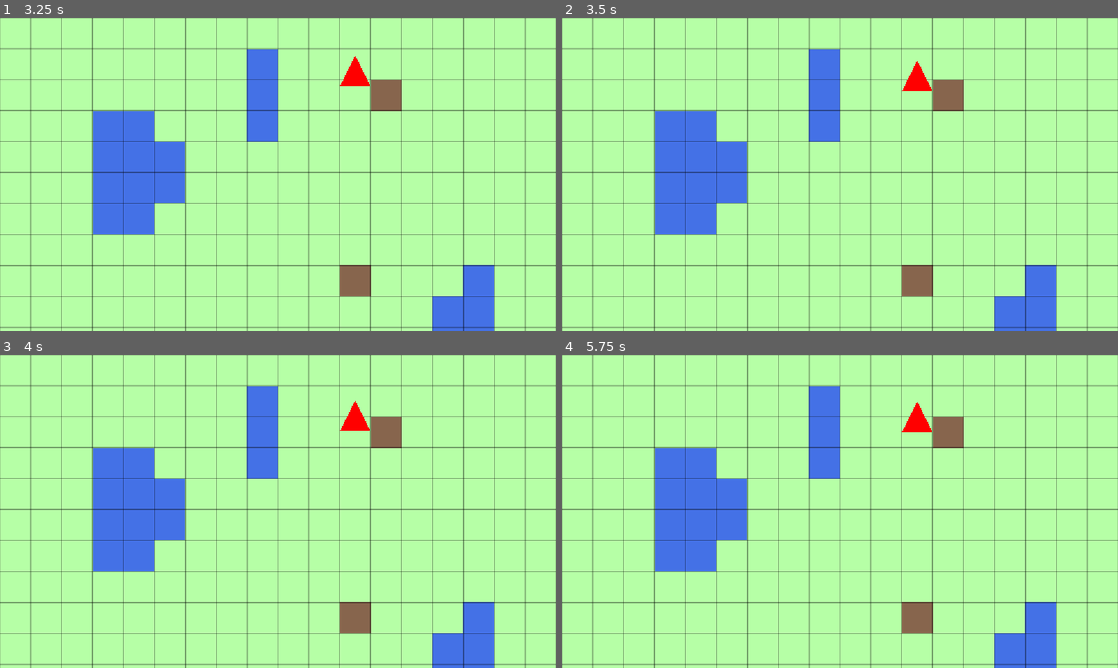
Above: before the commit, frames 1-4 (two rows, left to right).
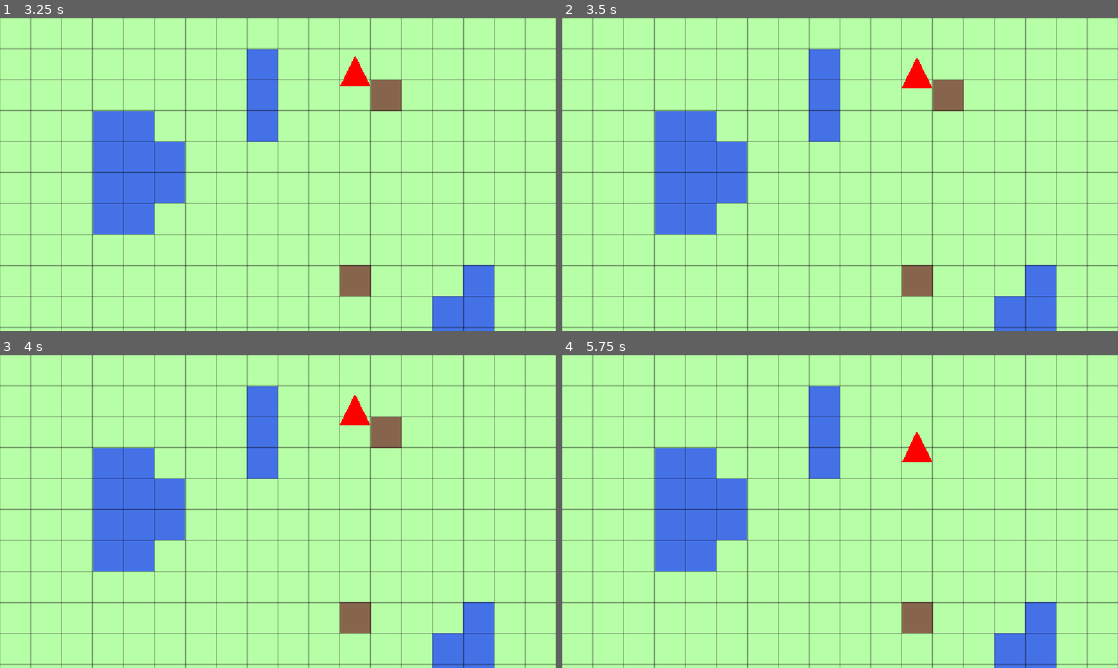
Above: after the commit, the same moments.

Repository: g-santos-m/rts-godot
Game: Godot game, scene res://scenes/main.tscn
The game is run twice, just before and just after one commit, with the same random seed, the same clock (stepped at 60 frames per second) and the same inputs.
Inputs:
- Up to frame 1 (3.25 s): no input
- Up to frame 2 (3.5 s): no input
- Up to frame 3 (4 s): tap Enter at 3.5 s
- Up to frame 4 (5.75 s): tap Space at 4.25 s; tap Enter at 5 s

Frame 1 is identical in both runs. In frame 2, 0.1% of the frame differs, in the area x 61-67%, y 12-24%; in frame 3, 0.2%; in frame 4, 1.1%, in the area x 61-73%, y 15-35%.

Commit message:
Implemented attack component and included in zombie and castle entities

Diff:
--- a/rts-godot-project/scenes/entities/buildings/castle/castle.gd
+++ b/rts-godot-project/scenes/entities/buildings/castle/castle.gd
@@ -6,8 +6,16 @@
 # Unit state
 var current_health := MAX_HEALTH
 
+@onready var printer := Printer.new(name)
+
 func _ready() -> void:
-    pass
+    printer.cprint("has spawned at ", global_position)
 
-func _process(delta: float) -> void:
-    pass
+func take_damage(damage: float) -> void:
+    current_health -= damage
+    if current_health < 0:
+        current_health = 0
+    printer.cprint("has taken ", damage, " damage. Current health is ", current_health, "/", MAX_HEALTH)
+    if current_health == 0:
+        printer.cprint("has been destroyed")
+        queue_free()
--- /dev/null
+++ b/rts-godot-project/scenes/entities/components/AttackComponent.tscn
@@ -0,0 +1,8 @@
+[gd_scene format=3 uid="uid://dn72hx05oapx5"]
+
+[ext_resource type="Script" uid="uid://bmrrp5526ii4e" path="res://scenes/entities/components/attack_component.gd" id="1_vqpd0"]
+
+[node name="AttackComponent" type="Node2D" unique_id=1099593692]
+script = ExtResource("1_vqpd0")
+
+[node name="Timer" type="Timer" parent="." unique_id=980211957]
--- /dev/null
+++ b/rts-godot-project/scenes/entities/components/attack_component.gd
@@ -0,0 +1,37 @@
+extends Node2D
+
+# Estadísticas
+var _entity_name: String
+var _attack_damage: float
+var _attack_rate: float     # Seguntos entre ataques
+
+# Estado
+var on_cooldown = false
+
+@onready var timer = $Timer
+@onready var printer: Printer
+
+func setup(
+    entity_name: String,
+    attack_damage: float,
+    attack_rate: float
+) -> void:
+    _entity_name = entity_name
+    _attack_damage = attack_damage
+    _attack_rate = attack_rate
+    printer = Printer.new(entity_name)
+
+# Called when the node enters the scene tree for the first time.
+func _ready() -> void:
+    timer.one_shot = true
+    timer.timeout.connect(_on_timer_timeout)
+
+func _on_timer_timeout() -> void:
+    on_cooldown = false
+
+func attack_target(target: CollisionObject2D) -> void:
+    if not on_cooldown:
+        target.take_damage(_attack_damage)
+        on_cooldown = true
+        timer.start(_attack_rate)
+        printer.cprint("deals ", _attack_damage, " damage to ", target.name)
--- a/rts-godot-project/scenes/entities/enemies/zombie/zombie.gd
+++ b/rts-godot-project/scenes/entities/enemies/zombie/zombie.gd
@@ -1,19 +1,21 @@
 extends CharacterBody2D
 
-# Unit stats
+# Estadísticas
 const UNIT_SPEED := 200.0
-const ATTACK_DAMAGE := 10.0
+const ATTACK_DAMAGE := 4.0
+const ATTACK_RATE := 1.0      # Segundos entre ataques
 
-# Unit state
+# Estado
 var current_target: CollisionObject2D = null
 
-# Signals
-signal target_attacked(target, damage)
+@onready var nav_agent := $NavigationAgent2D
+@onready var attack_com := $AttackComponent
 
-@onready var nav_agent := $NavigationAgent2D
 @onready var printer := Printer.new(name)
 
 func _ready() -> void:
+    attack_com.setup(name, ATTACK_DAMAGE, ATTACK_RATE)
+
     printer.cprint("has spawned at ", global_position)
     _set_closest_building()
 
@@ -32,8 +34,7 @@
     # Si ya ha llegado al objetivo, para y ataca.
     if nav_agent.is_navigation_finished():
         velocity = Vector2.ZERO
-        target_attacked.emit(current_target, ATTACK_DAMAGE)
-        printer.cprint("attacked ", current_target)
+        attack_com.attack_target(current_target)
         move_and_slide()
         return
 
--- a/rts-godot-project/scenes/entities/enemies/zombie/zombie.tscn
+++ b/rts-godot-project/scenes/entities/enemies/zombie/zombie.tscn
@@ -1,6 +1,7 @@
 [gd_scene format=3 uid="uid://bepgjptdgri8g"]
 
 [ext_resource type="Script" uid="uid://irhe4i7tuhju" path="res://scenes/entities/enemies/zombie/zombie.gd" id="1_o7d34"]
+[ext_resource type="PackedScene" uid="uid://dn72hx05oapx5" path="res://scenes/entities/components/AttackComponent.tscn" id="2_d6vqm"]
 
 [sub_resource type="RectangleShape2D" id="RectangleShape2D_o7d34"]
 size = Vector2(64, 64)
@@ -14,9 +15,11 @@
 
 [node name="NavigationAgent2D" type="NavigationAgent2D" parent="." unique_id=505472018]
 path_desired_distance = 10.0
-target_desired_distance = 64.0
+target_desired_distance = 66.0
 
 [node name="Polygon2D" type="Polygon2D" parent="." unique_id=2070017393]
 color = Color(1, 0, 0, 1)
 polygon = PackedVector2Array(1.5258789e-05, -64, -31.999985, 0, 31.999985, 0)
 uv = PackedVector2Array(-149, -77, -216, 24, -92, 24)
+
+[node name="AttackComponent" parent="." unique_id=1099593692 instance=ExtResource("2_d6vqm")]
Not shown, added: rts-godot-project/scenes/entities/components/attack_component.gd.uid
